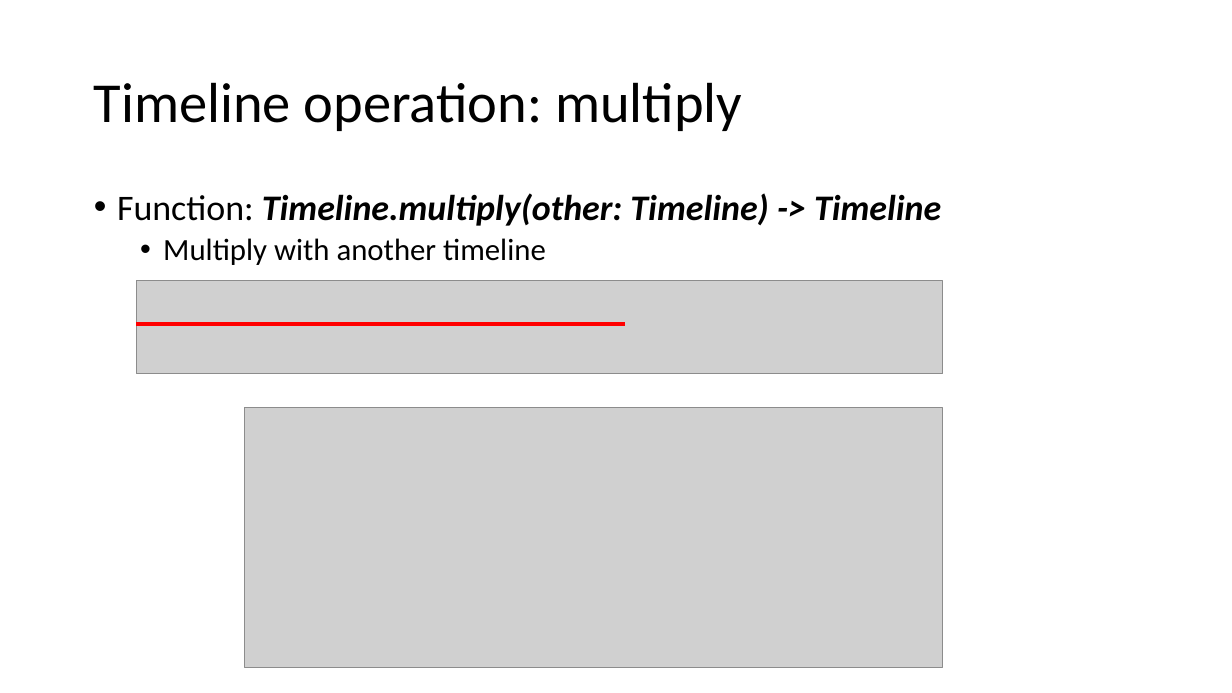
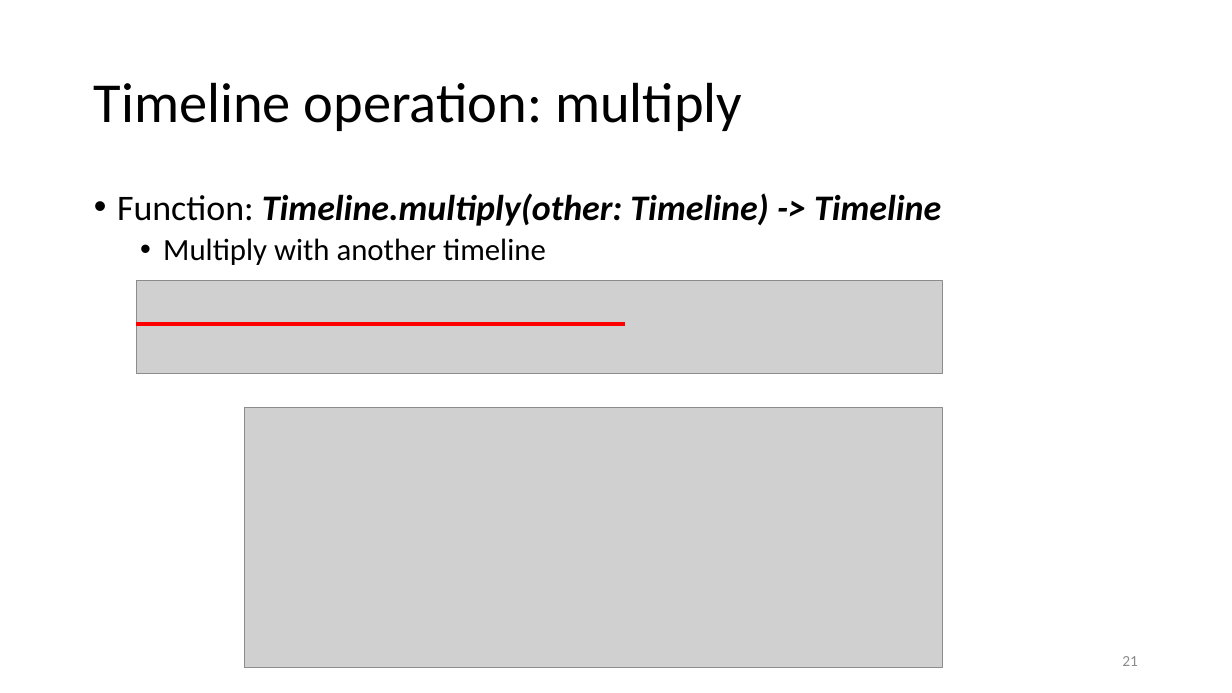
Before and after one commit to ApostaC/CellularThroughputPrediction, a slide deck: slide 21 of doc/documentation.pptx. Drawn at 1232x693 pixels with LibreOffice and Linux fonts; fonts in the diff are those of the drawing; grey boxes stand for pictures. Boxes give left, top, right and bottom in pixels: in the first picture for what was removed or moved away, otherwise in the second. Text is boxed around its words. In the diff, an @@ line names an element or a change of style, - is before the commit and + after.

```diff
--- a/doc/documentation.pptx
+++ b/doc/documentation.pptx
@@ page number added at (x1=1122, y1=656, x2=1138, y2=666), 12 pt, text #8C8C8C @@
+21
```
Also in this commit, not shown: 21 other slides changed, 2 slides added, 2 other files.
